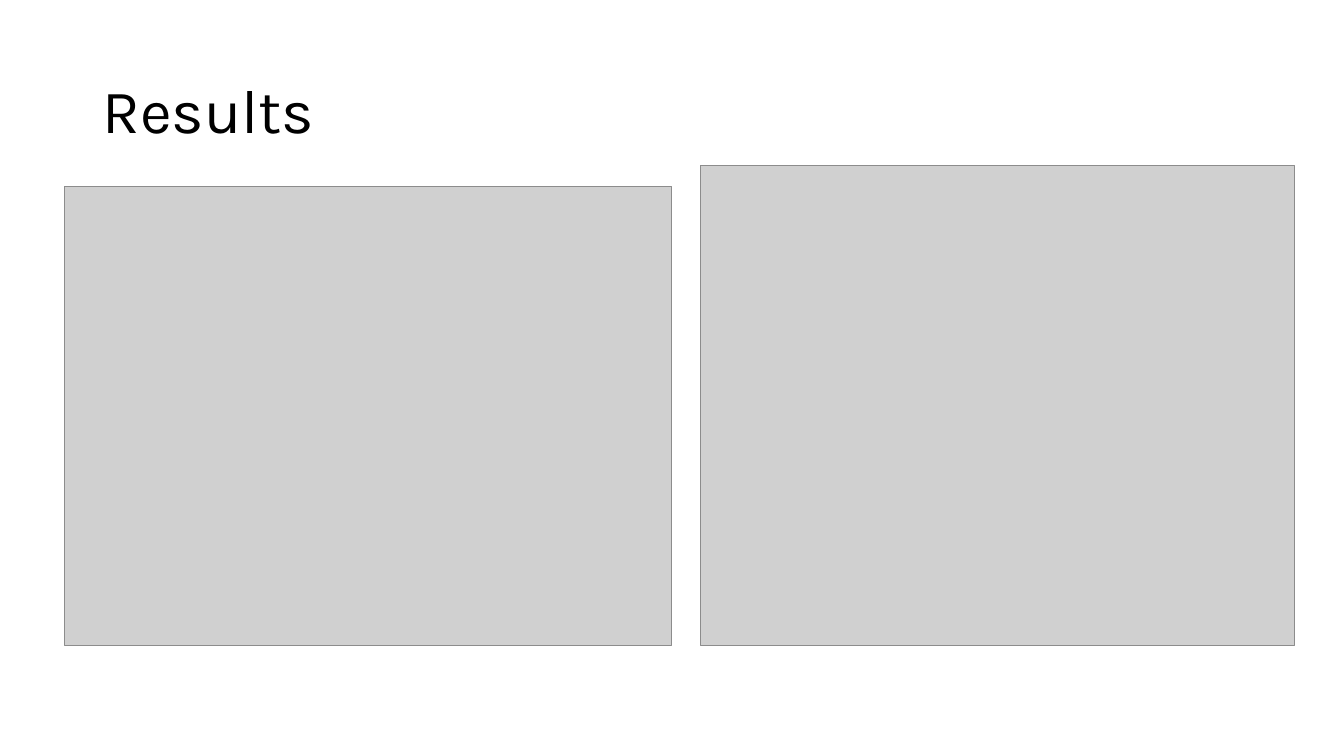
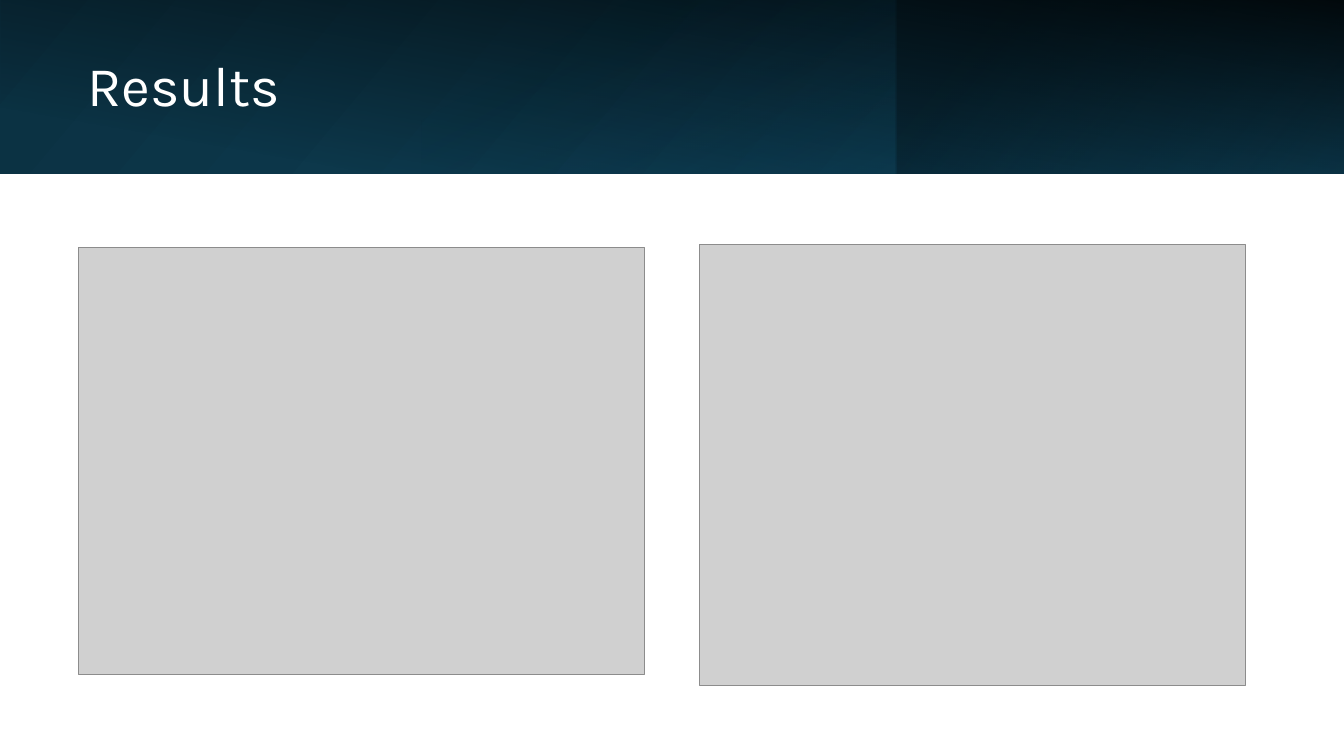
Before and after one commit to KurtSoncco/GNN_Soil_Dynamics, a slide deck: slide 3 of TTF ML Predictions.pptx. Drawn at 1344x756 pixels with LibreOffice and Linux fonts; fonts in the diff are those of the drawing; grey boxes stand for pictures. Boxes give left, top, right and bottom in pixels: in the first picture for what was removed or moved away, otherwise in the second. Text is boxed around its words. In the diff, an @@ line names an element or a change of style, - is before the commit and + after.

```diff
--- a/TTF ML Predictions.pptx
+++ b/TTF ML Predictions.pptx
@@ rectangle added at [0,0,1344,173], fill gradient #0B3041 to #104862 @@
@@ rectangle added at [0,1,1343,174], fill gradient #000000 @@
@@ rectangle added at [421,0,896,173], fill gradient #156082 to #0B3041 @@
@@ rectangle added at [896,0,1344,173], fill gradient #0B3041 to #156082 @@
@@ title "Results": place and size @@
-title "Results" at [102,91,314,134]
+title "Results" at [87,67,279,107]
@@ title "Results" at [87,67,279,107]: size 44 to 40 pt, text colour #000000 to #FFFFFF @@
@@ picture: place and size @@
-picture at [65,187,673,645]
+picture at [79,247,644,675]
@@ picture: place and size @@
-picture at [701,165,1296,645]
+picture at [700,245,1245,686]
```
Also in this commit, not shown: 1 other slide changed, 6 slides added, 5 other files.
